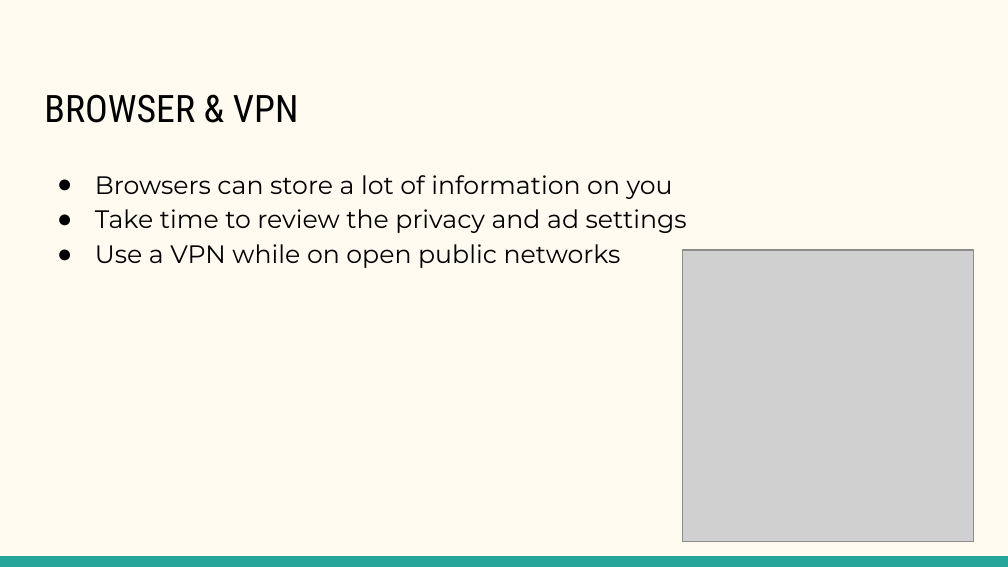
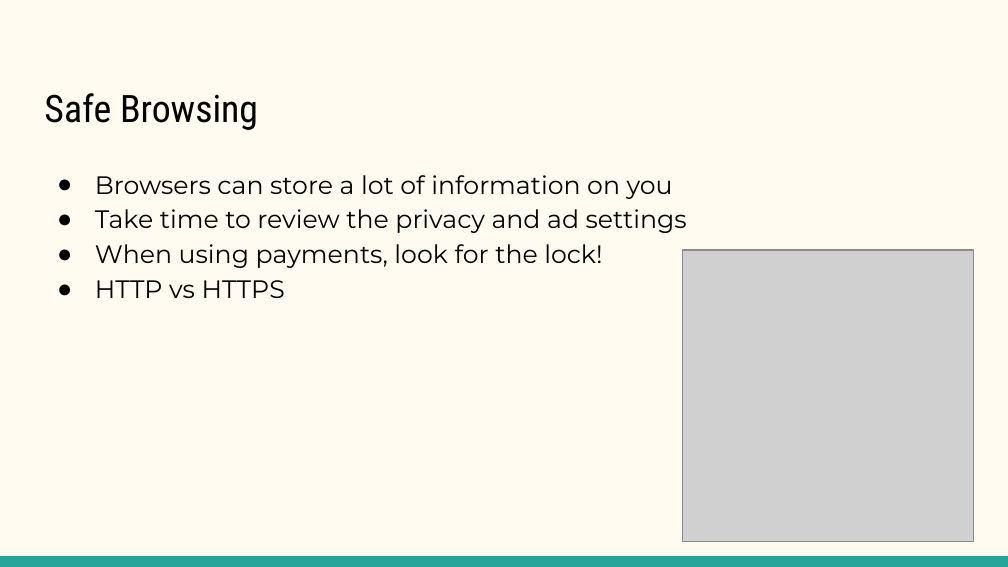
Before and after one commit to cioaonk/Presentations, a slide deck: slide 8 of GCC-OnlineSafety.pptx (slide 6 before the commit). Drawn at 1008x567 pixels with LibreOffice and Linux fonts; fonts in the diff are those of the drawing; grey boxes stand for pictures; background and template pictures are left out. Boxes give left, top, right and bottom in pixels: in the first picture for what was removed or moved away, otherwise in the second. Text is boxed around its words. In the diff, an @@ line names an element or a change of style, - is before the commit and + after.

```diff
--- a/GCC-OnlineSafety.pptx
+++ b/GCC-OnlineSafety.pptx
@@ title at [44, 93, 258, 130]: text changed @@
-BROWSER & VPN
+Safe Browsing
@@ text at [95, 244, 602, 298]: text changed @@
-● Use a VPN while on open public networks
+● When using payments, look for the lock!
+● HTTP vs HTTPS
```
Also in this commit, not shown: 3 other slides changed, 3 slides added.
